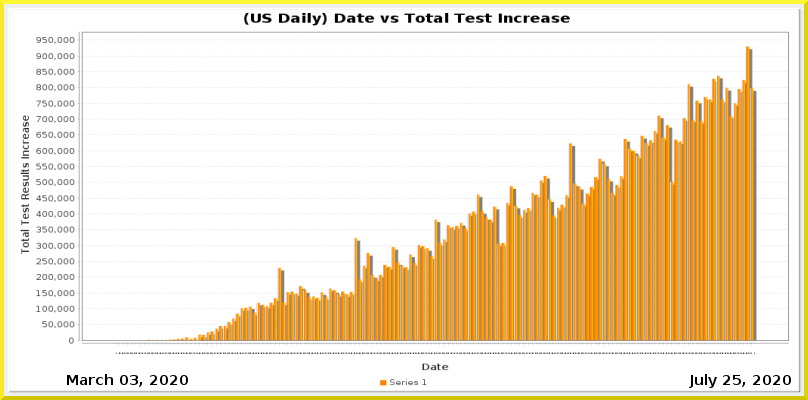
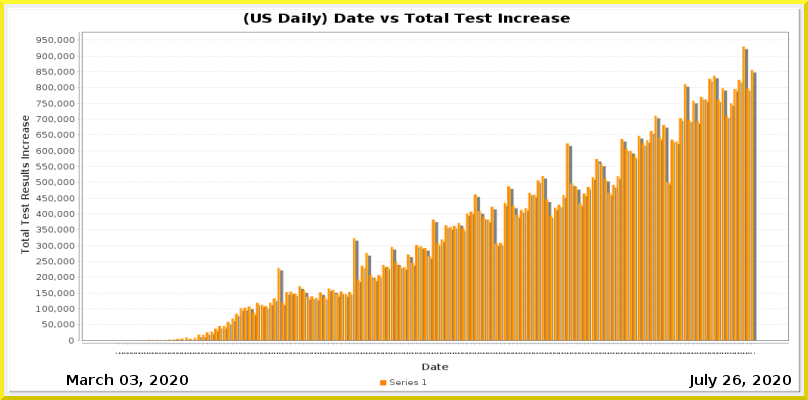
Two versions of the same layered image (w=808, h=400). Layer-by-layer changes:
painted on "Current Date" over [left=733, top=375, right=741, bottom=385]
painted on "Date_vs_TestIncrease.png" over [left=143, top=46, right=757, bottom=354]
